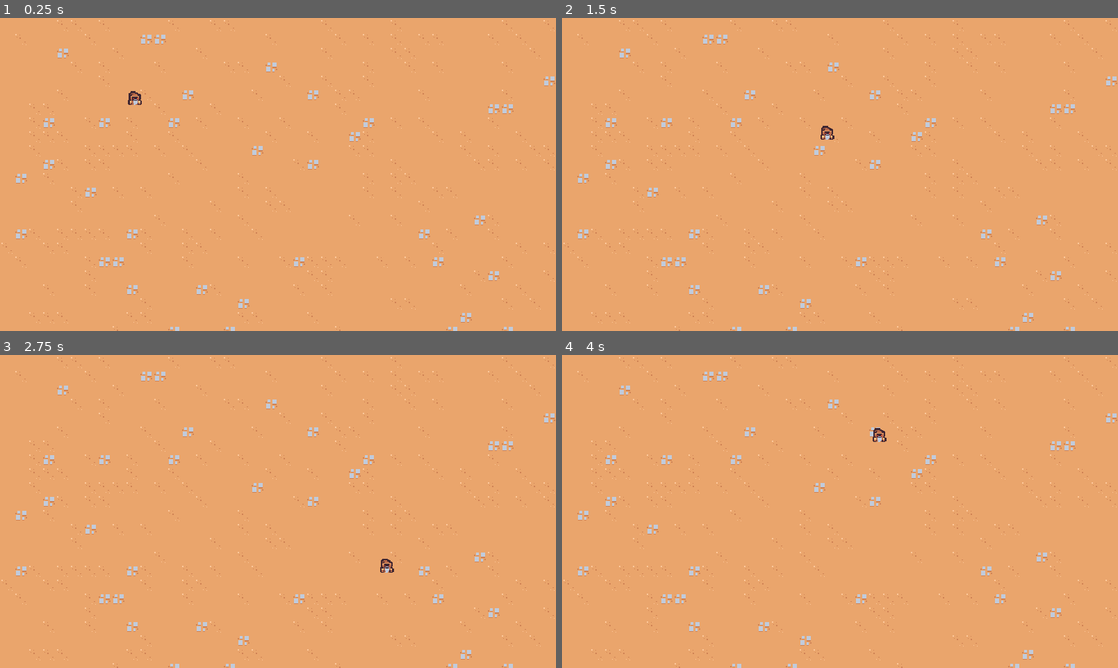
Above: before the commit, frames 1-4 (two rows, left to right).
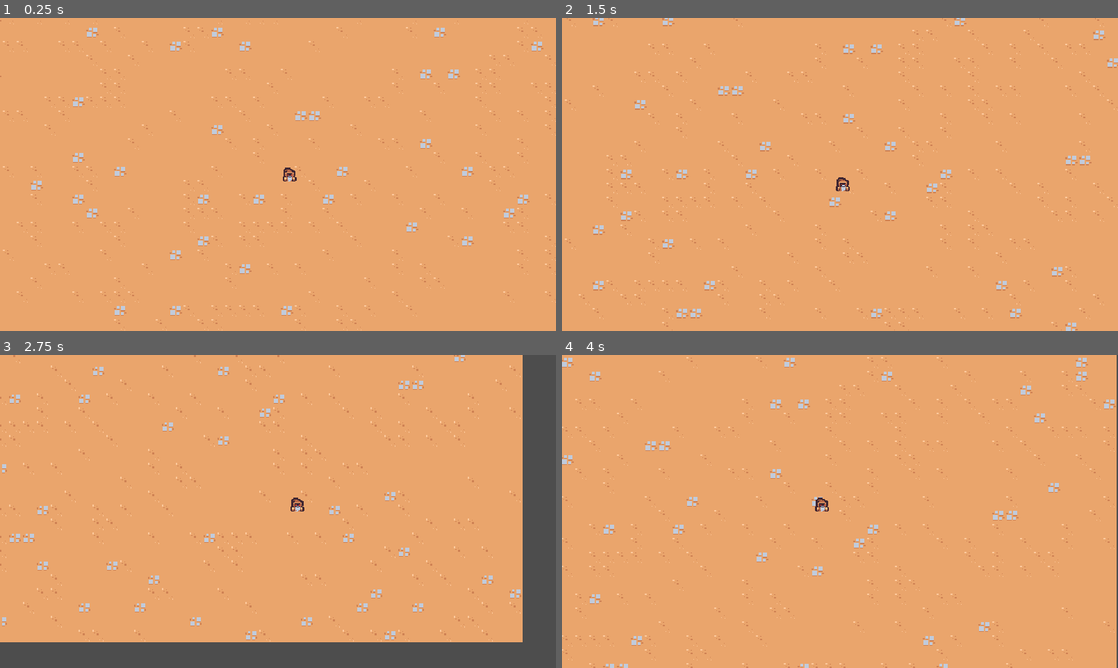
Above: after the commit, the same moments.

Repository: arrbaron/godot-survivor-tutorial
Game: Godot game, scene res://scenes/main/main.tscn
Same seed, same stepped clock (60 frames per second), same inputs: the game is played once before the commit and once after it.
Inputs:
- Up to frame 1 (0.25 s): no input
- Up to frame 2 (1.5 s): hold D (move_right) 0.53-1.28 s; hold S (move_down) from 1.28 s (still down)
- Up to frame 3 (2.75 s): release S (move_down) at 2.03 s; hold D (move_right) from 2.03 s (still down)
- Up to frame 4 (4 s): release D (move_right) at 2.78 s; hold W (move_up) 2.78-3.53 s; hold A (move_left) from 3.53 s (still down)

The runs differ from the first frame. In frame 1, 4.5% of the frame differs, in the area x 0-100%, y 0-100%; in frame 2, 4.5%; in frame 3, 18%; in frame 4, 4.6%.

Commit message:
Adds a lerping camera

Diff:
--- /dev/null
+++ b/scenes/game_camera.gd
@@ -0,0 +1,20 @@
+extends Camera2D
+
+var target_position := Vector2.ZERO
+
+
+func _ready():
+	make_current()
+
+
+func _process(delta):
+	acquire_target()
+	global_position = global_position.lerp(target_position, 1.0 - exp(-delta * 10))
+
+
+func acquire_target():
+	var player_nodes = get_tree().get_nodes_in_group("player")
+
+	if player_nodes.size() > 0:
+		var player = player_nodes[0] as Node2D
+		target_position = player.global_position
--- /dev/null
+++ b/scenes/game_camera.tscn
@@ -0,0 +1,6 @@
+[gd_scene load_steps=2 format=3 uid="uid://bylx2pgj7y7i"]
+
+[ext_resource type="Script" path="res://scenes/game_camera.gd" id="1_kjee4"]
+
+[node name="GameCamera" type="Camera2D"]
+script = ExtResource("1_kjee4")
--- a/scenes/main/main.tscn
+++ b/scenes/main/main.tscn
@@ -1,14 +1,17 @@
-[gd_scene load_steps=3 format=3 uid="uid://f1ct6pm60nuy"]
+[gd_scene load_steps=4 format=3 uid="uid://f1ct6pm60nuy"]
 
 [ext_resource type="TileSet" uid="uid://d0hawyskvb7vh" path="res://resources/tileset.tres" id="1_iipv0"]
 [ext_resource type="PackedScene" uid="uid://ca5c5tkyv568e" path="res://scenes/player/player.tscn" id="1_mlwyk"]
+[ext_resource type="PackedScene" uid="uid://bylx2pgj7y7i" path="res://scenes/game_camera.tscn" id="3_hnus5"]
 
 [node name="Main" type="Node"]
+
+[node name="GameCamera" parent="." instance=ExtResource("3_hnus5")]
 
 [node name="TileMap" type="TileMap" parent="."]
 tile_set = ExtResource("1_iipv0")
 format = 2
-layer_0/tile_data = PackedInt32Array(262150, 0, 4, 196614, 0 …(38437 unchanged characters)… , 0, 4, -786452, 0, 4, -851988, 65536, 4)
+layer_0/tile_data = PackedInt32Array(262150, 0, 4, 196614, 0 …(38437 unchanged characters)… , 0, 4, -786452, 0, 4, -851988, 65536, 4, 917480, 0, 4)
 
 [node name="Player" parent="." instance=ExtResource("1_mlwyk")]
 position = Vector2(155, 100)
--- a/scenes/player/player.tscn
+++ b/scenes/player/player.tscn
@@ -6,7 +6,7 @@
 [sub_resource type="CircleShape2D" id="CircleShape2D_x05v5"]
 radius = 5.0
 
-[node name="Player" type="CharacterBody2D"]
+[node name="Player" type="CharacterBody2D" groups=["player"]]
 script = ExtResource("1_1yujp")
 
 [node name="Sprite2D" type="Sprite2D" parent="."]
